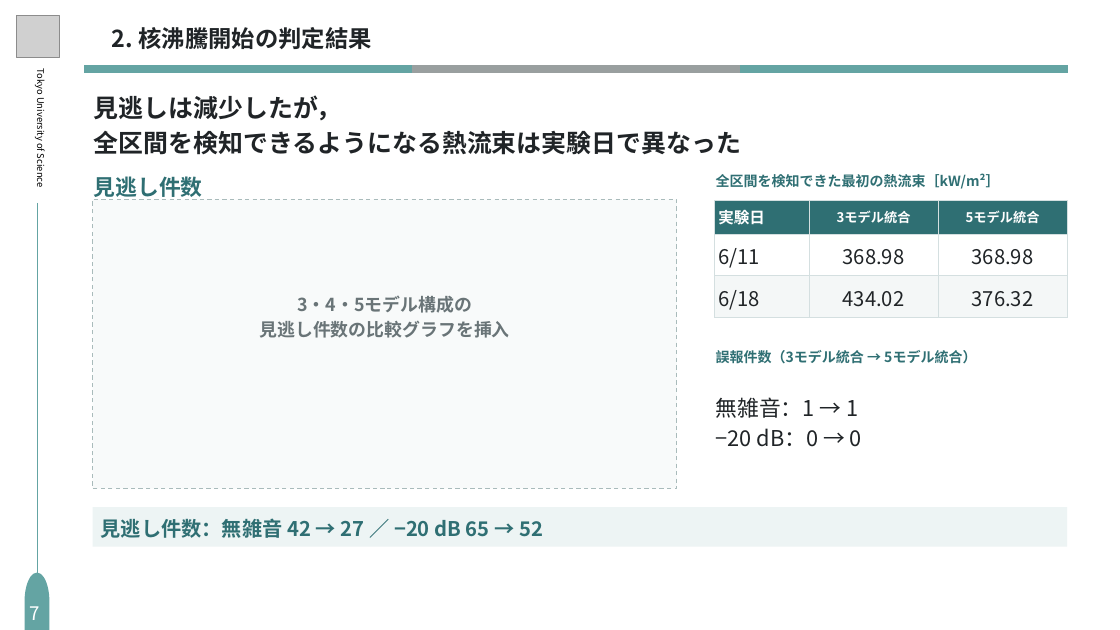
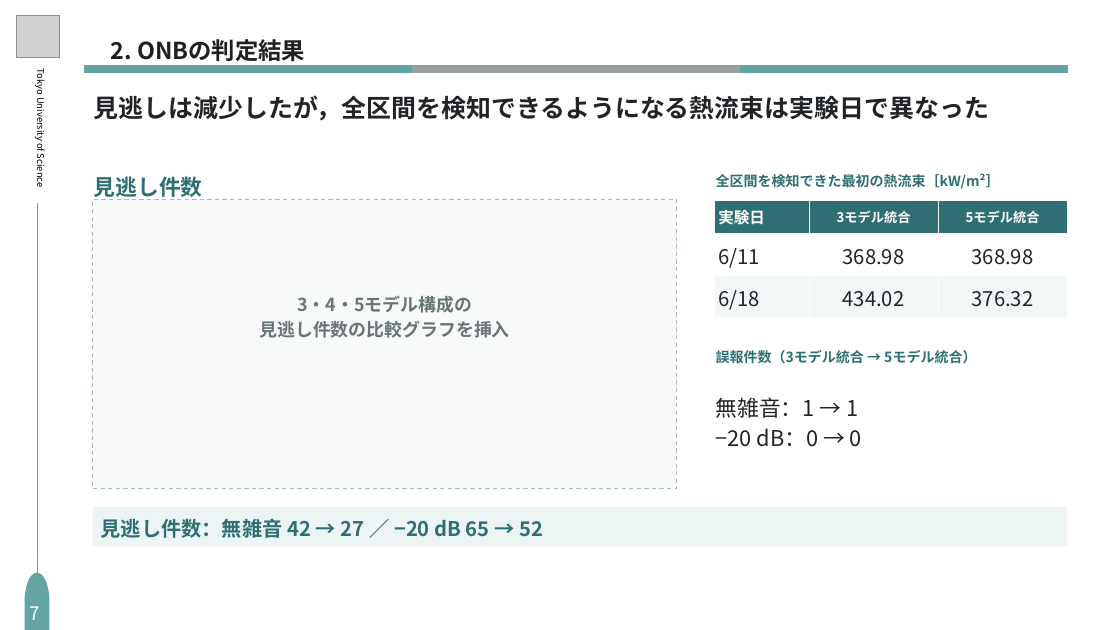
Before and after one commit to S-Riku-tus/university_research, a slide deck: slide 9 of 研究進捗報告/2026/1016（研究進捗報告）/研究進捗_1016_編集用_修正版.pptx (slide 7 before the commit). Drawn at 1120x630 pixels with LibreOffice and Linux fonts; fonts in the diff are those of the drawing; grey boxes stand for pictures. Boxes give left, top, right and bottom in pixels: in the first picture for what was removed or moved away, otherwise in the second. Text is boxed around its words. In the diff, an @@ line names an element or a change of style, - is before the commit and + after.

```diff
--- a/研究進捗報告/2026/1016（研究進捗報告）/研究進捗_1016_編集用_修正版.pptx
+++ b/研究進捗報告/2026/1016（研究進捗報告）/研究進捗_1016_編集用_修正版.pptx
@@ text removed at (x1=112, y1=27, x2=372, y2=49) @@
-2. 核沸騰開始の判定結果
@@ text added at (x1=111, y1=39, x2=305, y2=66), 30 pt, text #202020, bold @@
+2. ONBの判定結果
@@ text at (x1=94, y1=95, x2=989, y2=120): text changed @@
-見逃しは減少したが，
-全区間を検知できるようになる熱流束は実験日で異なった
+見逃しは減少したが，全区間を検知できるようになる熱流束は実験日で異なった
@@ table at (x1=715, y1=200, x2=1067, y2=318) @@
@@ borders changed @@
```
Also in this commit, not shown: 9 other slides changed, 4 slides added.
